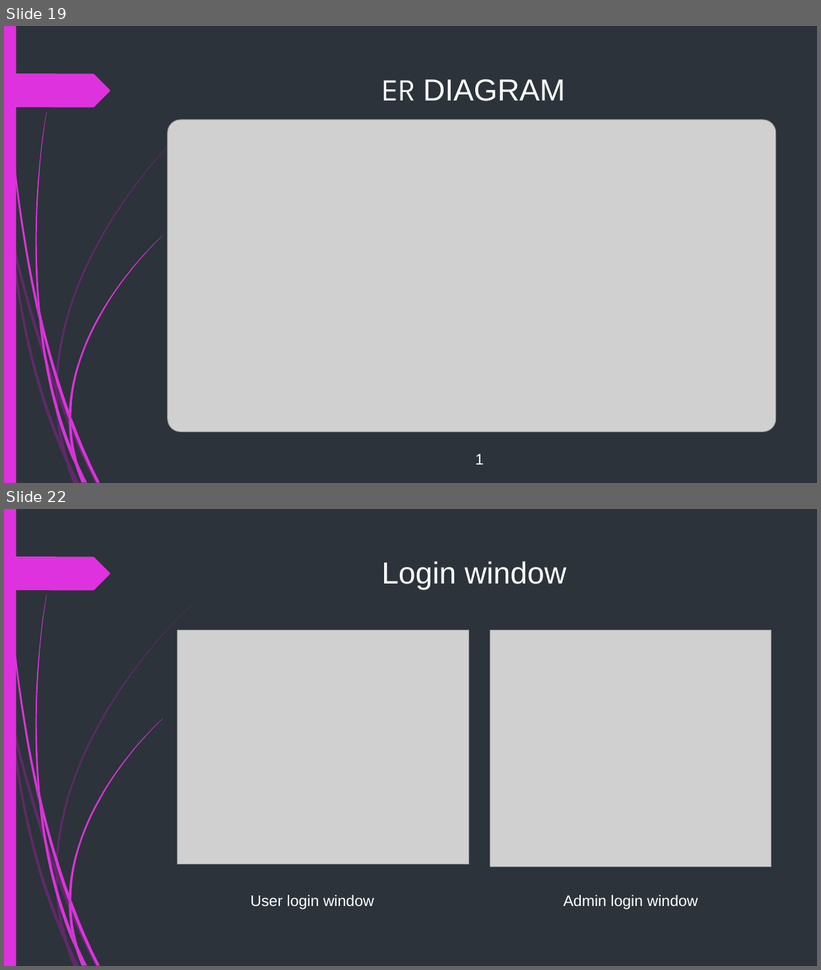
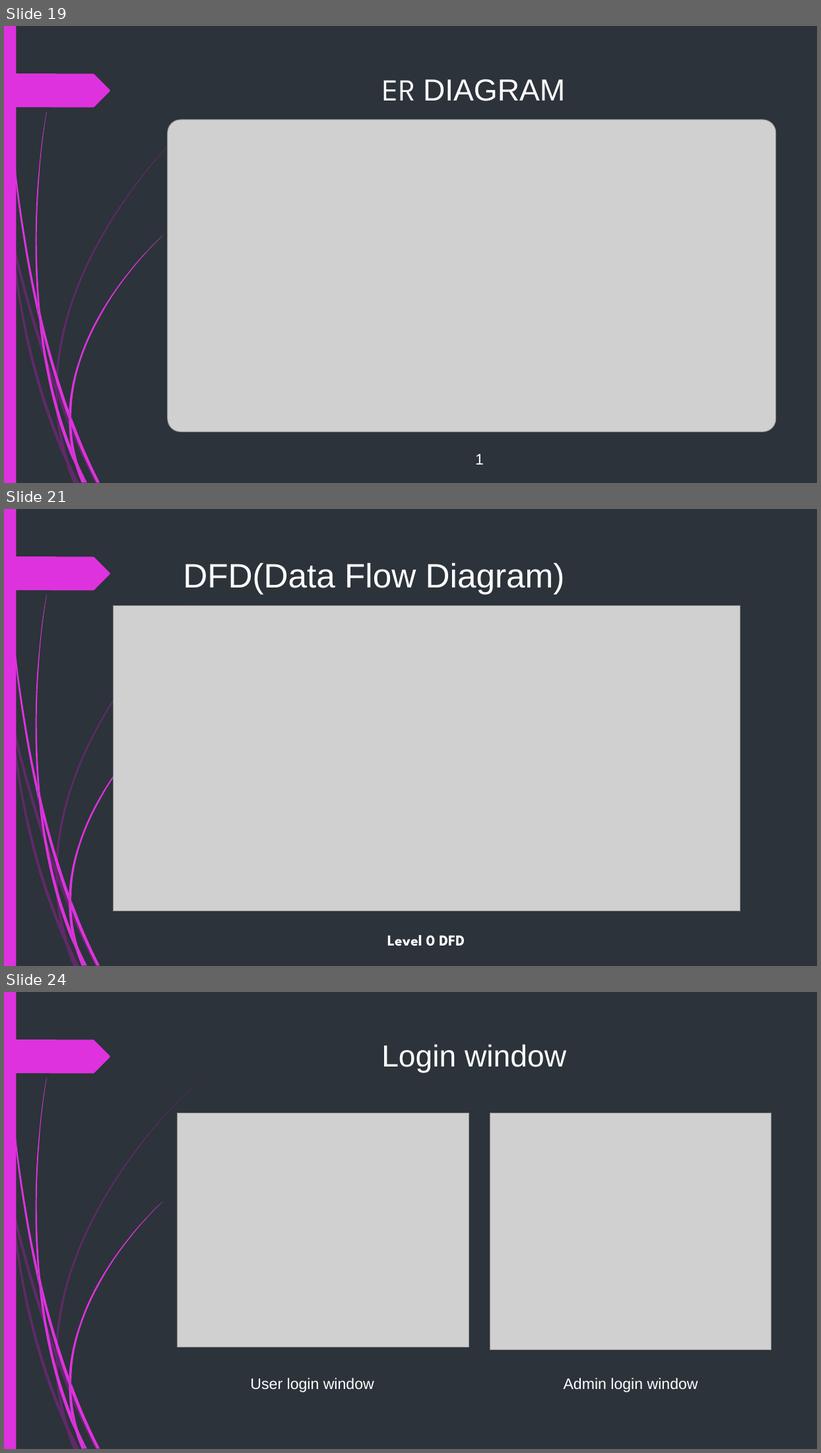
Before and after one commit to himeshnishant1/Image-Steagnography-Using-Python, a slide deck: Project letrature/IMAGE_STEGNOGRAPHY_USING_PYTHON.pptx. Shown one above the other, each under a label of ours: slides 19 and 22 before the commit, slides 19, 21 and 24 after it; the slides between them are not shown. The pictures are 821x970 and 821x1453 pixels, drawn with LibreOffice and Linux fonts; fonts in the diff are those of the drawing; grey boxes stand for pictures. Boxes give left, top, right and bottom in pixels: in the first picture for what was removed or moved away, otherwise in the second. Text is boxed around its words. In the diff, an @@ line names an element or a change of style, - is before the commit and + after.

```diff
--- a/Project letrature/IMAGE_STEGNOGRAPHY_USING_PYTHON.pptx
+++ b/Project letrature/IMAGE_STEGNOGRAPHY_USING_PYTHON.pptx
@@ slide 21 added at [4,509,817,966], background #2C333A; not listed: 24 template elements that a slide beside it also shows @@
@@ title added at [183,563,565,594], 40 pt, text #FFFFFF @@
+DFD(Data Flow Diagram)
@@ picture added at [113,605,741,912] @@
@@ text added at [387,935,465,947], 18 pt, text #FFFFFF, bold @@
+Level 0 DFD
@@ what was slide 22 is now slide 24 @@
```
Also in this commit, not shown: 2 slides changed, 2 other slides added, 1 slide removed, 7 other files.
